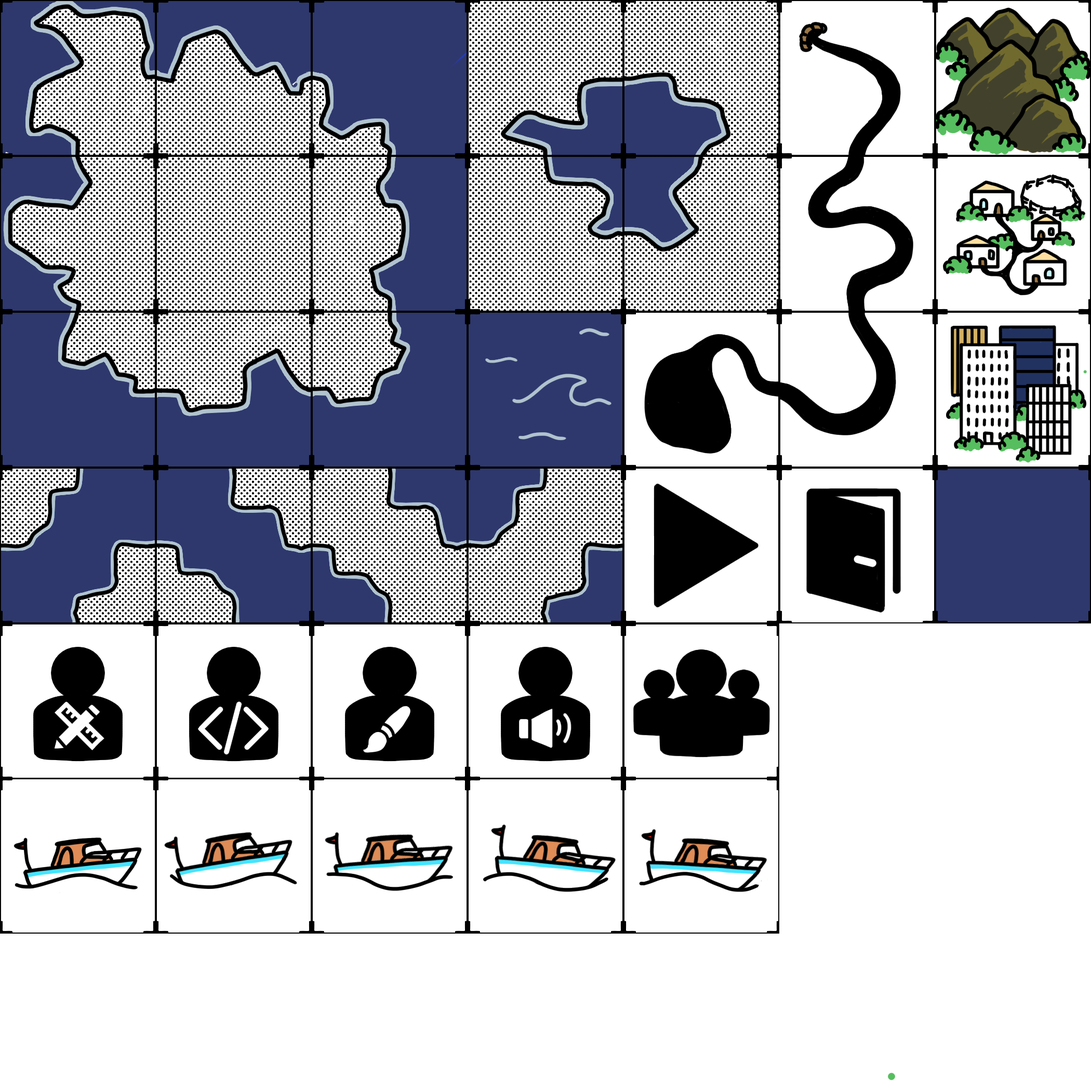
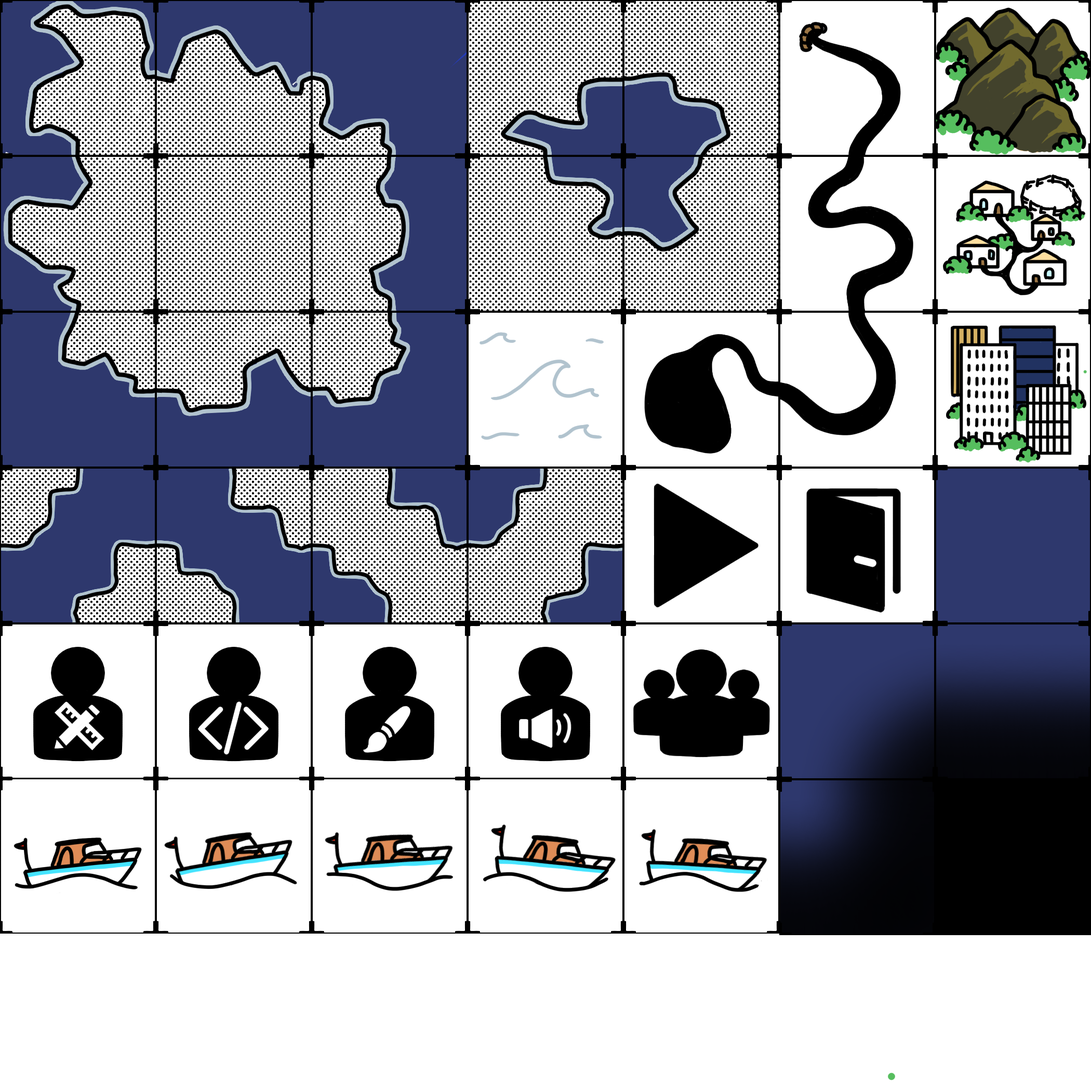
Layers edited between the first and the second w=1091, h=1091 image:
painted on "Tile_Add_River_End.png" over 590, 312, 624, 467
added layer "Tile_End_Corner_In.png" above "Tile_End_Corner_Out.png" over 779, 623, 946, 791
added layer "Tile_End_Corner_Out.png" above "Tile_End_Empty.png" over 779, 746, 980, 936
added layer "Tile_End_Empty.png" above "Tile_End_Side.png" over 935, 779, 1091, 936
added layer "Tile_End_Side.png" above "Paint Layer 1" over 902, 623, 1091, 824
painted on "Paint Layer 1" over 468, 312, 1091, 699
